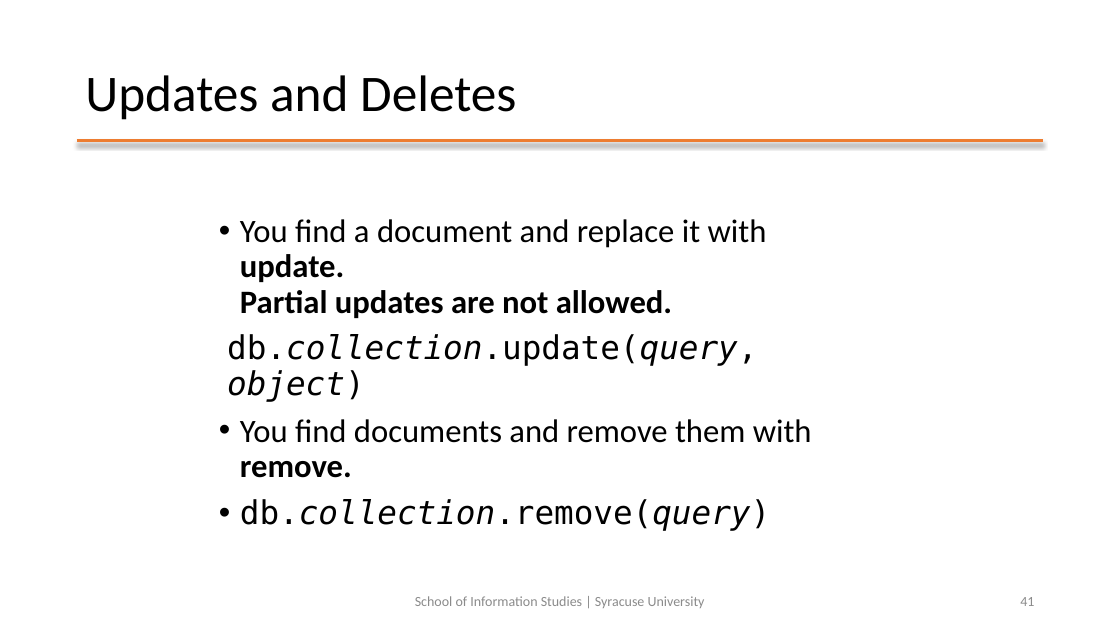
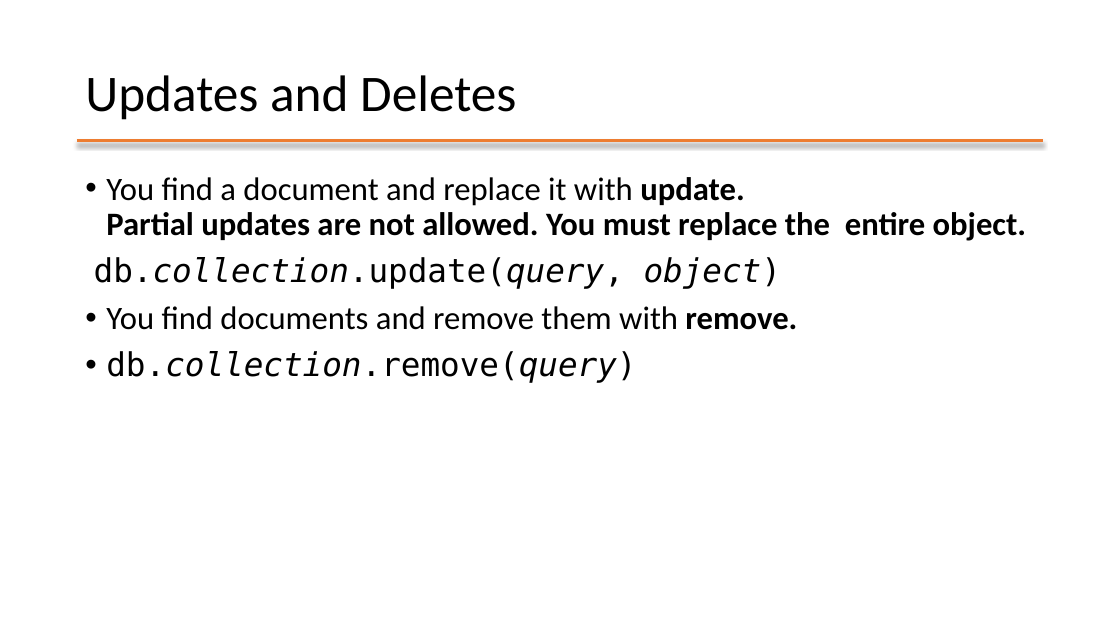
Before and after one commit to mafudge/ist769-old, a slide deck: slide 36 of content/F-Document/F-Document.pptx (slide 41 before the commit). Drawn at 1120x630 pixels with LibreOffice and Linux fonts; fonts in the diff are those of the drawing. Boxes give left, top, right and bottom in pixels: in the first picture for what was removed or moved away, otherwise in the second. Text is boxed around its words. In the diff, an @@ line names an element or a change of style, - is before the commit and + after.

```diff
--- a/content/F-Document/F-Document.pptx
+++ b/content/F-Document/F-Document.pptx
@@ text "You find a document and ...": place and size @@
-text "You find a document and ..." at (227, 219, 812, 531)
+text "You find a document and ..." at (94, 177, 1026, 383)
@@ text at (106, 177, 1026, 241): text changed @@
-• You find a document and replace it with update.
-  Partial updates are not allowed.
+• You find a document and replace it with update.
+  Partial updates are not allowed. You must replace the entire object.
@@ text removed at (415, 596, 705, 608) @@
-School of Information Studies | Syracuse University
@@ page number removed at (1020, 597, 1034, 606) @@
-41
```
Also in this commit, not shown: 14 other slides changed, 11 slides added, 58 slides removed, 7 other files.
